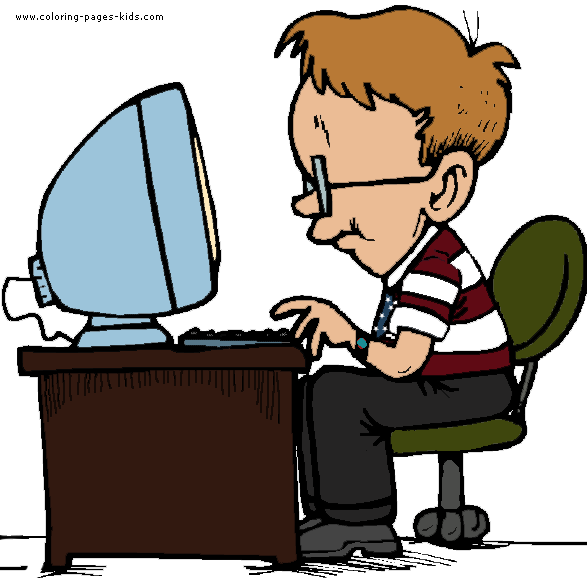
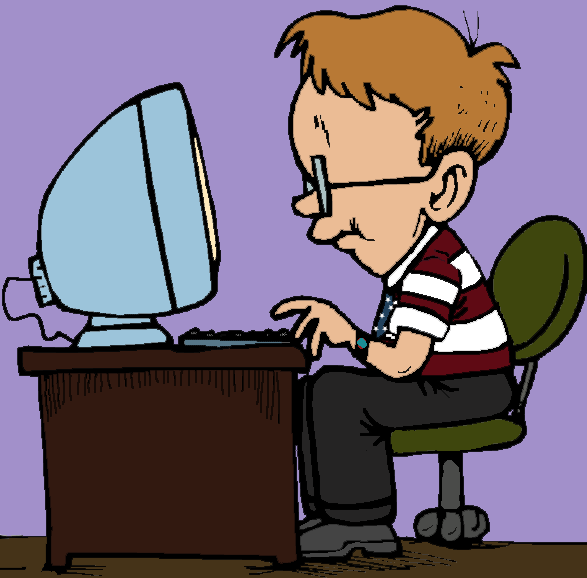
Layer changes from the first 587 x 578 image to the second:
painted on "Layer 1" over [0, 0, 587, 578]
